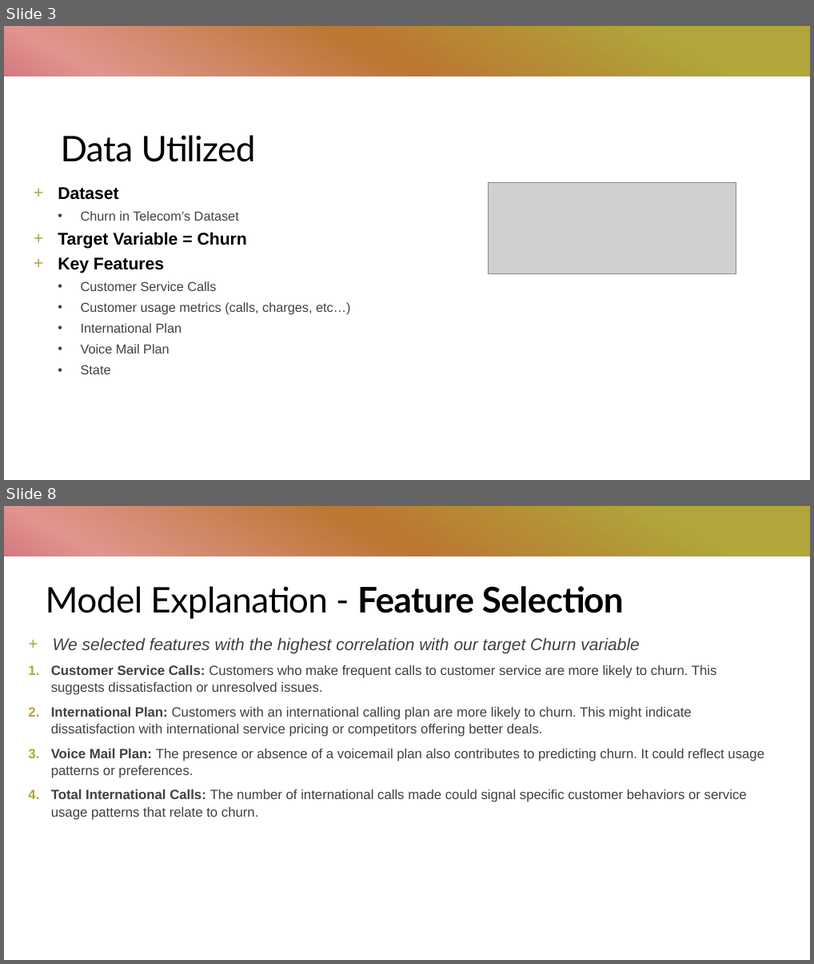
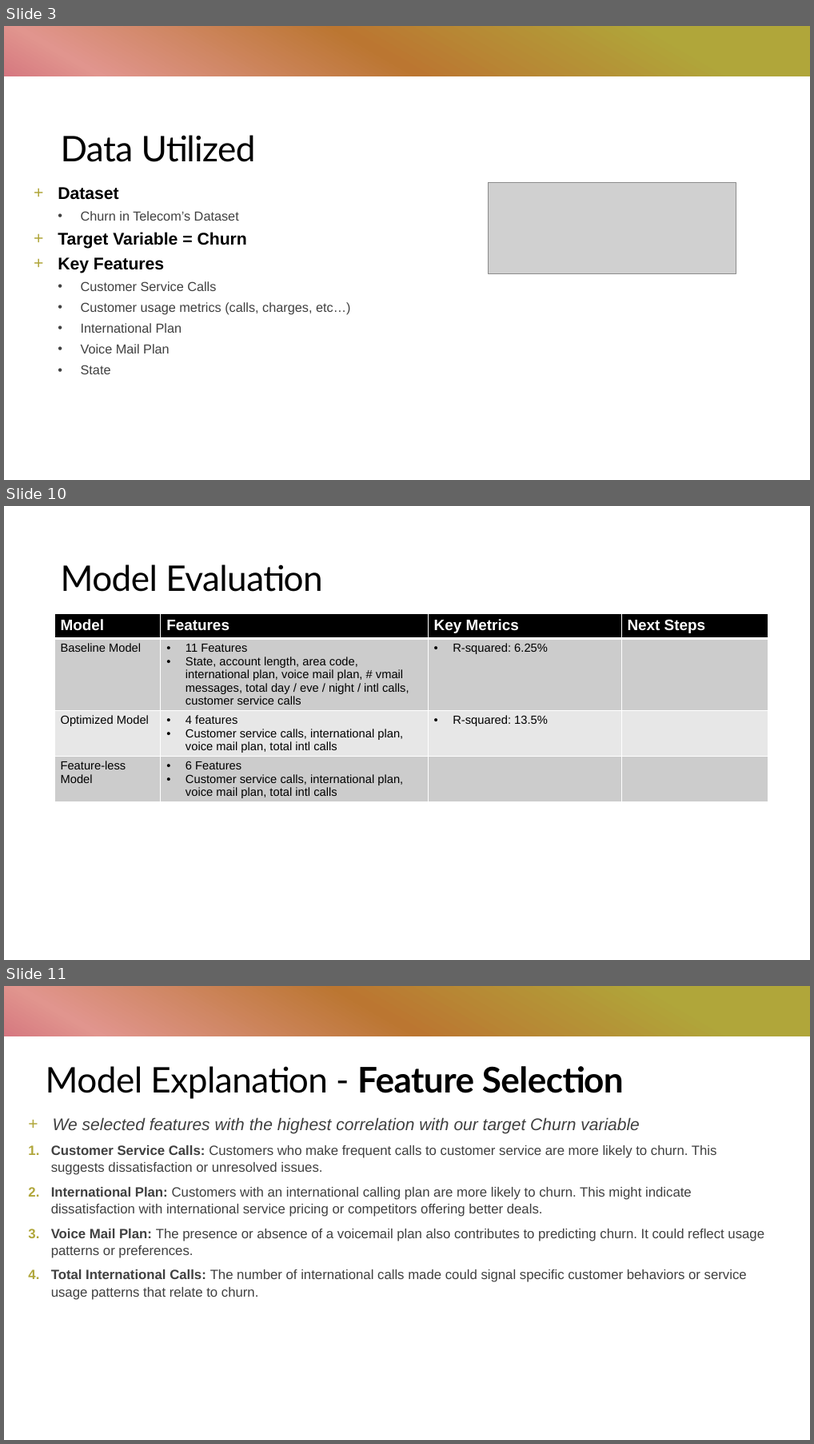
Before and after one commit to alecs1523/telecom_customer_churn, a slide deck: customer_churn_anlaysis.pptx. Shown one above the other, each under a label of ours: slides 3 and 8 before the commit, slides 3, 10 and 11 after it; the slides between them are not shown. The pictures are 814x964 and 814x1444 pixels, drawn with LibreOffice and Linux fonts; fonts in the diff are those of the drawing; grey boxes stand for pictures. Boxes give left, top, right and bottom in pixels: in the first picture for what was removed or moved away, otherwise in the second. Text is boxed around its words. In the diff, an @@ line names an element or a change of style, - is before the commit and + after.

```diff
--- a/customer_churn_anlaysis.pptx
+++ b/customer_churn_anlaysis.pptx
@@ slide 10 added at bbox=[4, 506, 810, 960], background #FFFFFF; not listed: 1 template element that a slide beside it also shows @@
@@ rectangle added at bbox=[4, 506, 810, 960], fill #FFFFFF @@
@@ title added at bbox=[61, 564, 323, 592], 42 pt, text #000000 @@
+Model Evaluation
@@ table added at bbox=[54, 614, 768, 812], 4 rows, 4 columns @@
+Model | Features | Key Metrics | Next Steps
+Baseline Model | 11 Features / State, account length, area code, international plan, voice mail plan, # vmail messages, total day / eve / night / intl calls, customer service calls | R-squared: 6.25% | 
+Optimized Model | 4 features / Customer service calls, international plan, voice mail plan, total intl calls | R-squared: 13.5% | 
+Feature-less Model | 6 Features / Customer service calls, international plan, voice mail plan, total intl calls |  | 
@@ what was slide 8 is now slide 11 @@
```
Also in this commit, not shown: 4 slides changed, 2 other slides added, 1 other file.
